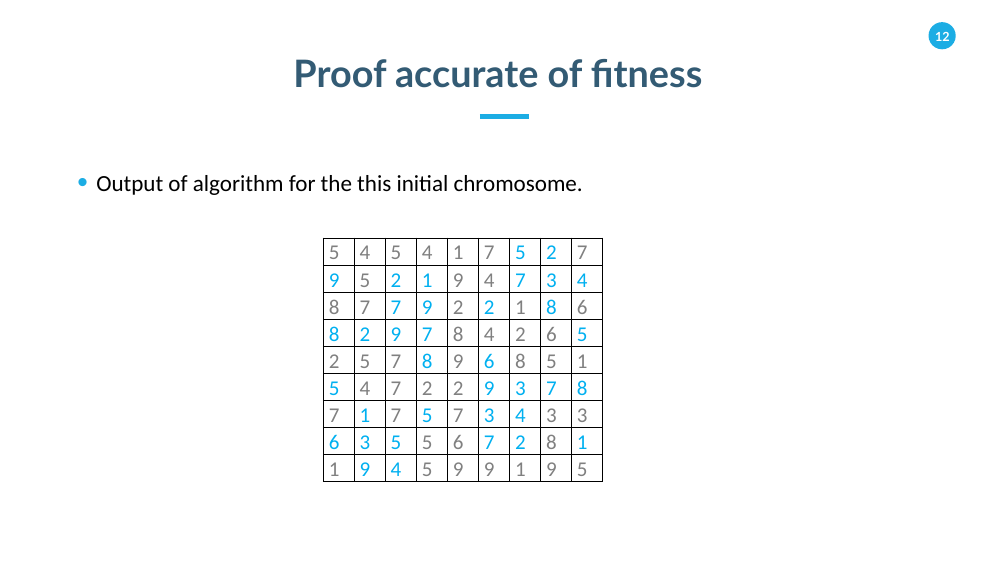
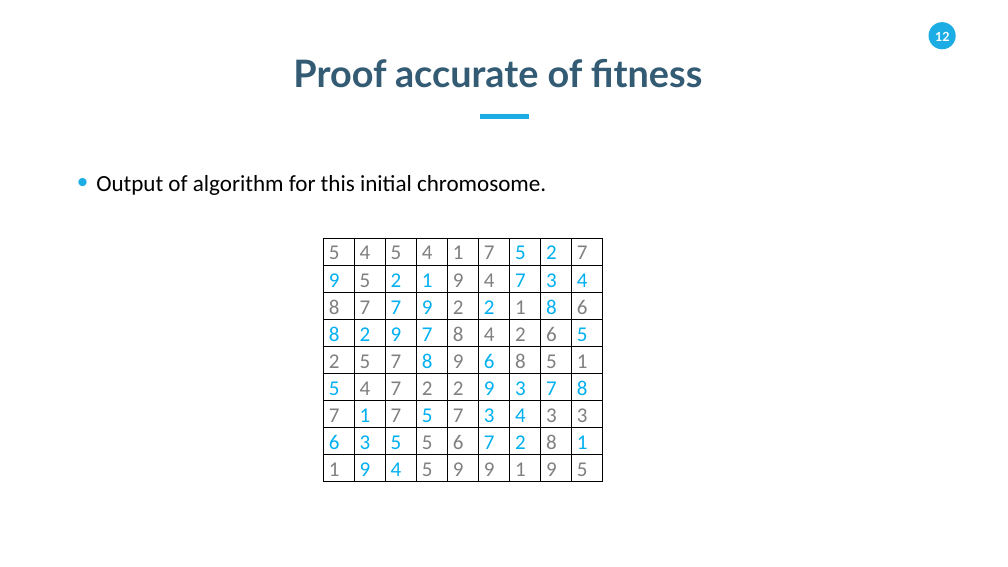
Before and after one commit to salehafzoon/sudoku-solver-with-ga, a slide deck: slide 12 of presentation.pptx. Drawn at 1008x567 pixels with LibreOffice and Linux fonts; fonts in the diff are those of the drawing. Boxes give left, top, right and bottom in pixels: in the first picture for what was removed or moved away, otherwise in the second. Text is boxed around its words. In the diff, an @@ line names an element or a change of style, - is before the commit and + after.

```diff
--- a/presentation.pptx
+++ b/presentation.pptx
@@ text at (96,175,546,195): text changed @@
-• Output of algorithm for the this initial chromosome.
+• Output of algorithm for this initial chromosome.
```
Also in this commit, not shown: 2 other slides changed, 8 slides added, 3 slides removed, 16 other files.
